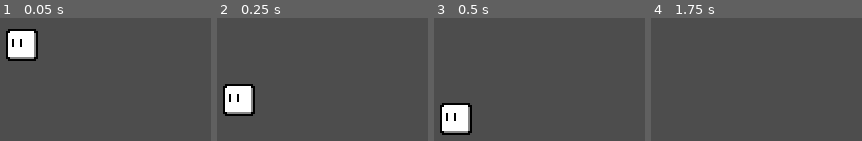
Above: before the commit, frames 1-4 (left to right).
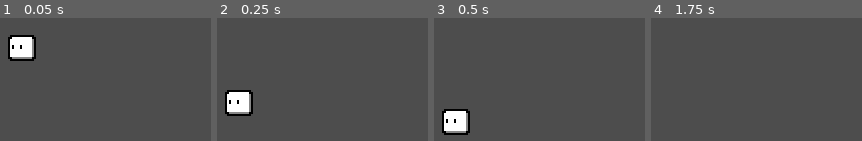
Above: after the commit, the same moments.

Repository: zimlewis/PSFGJ
Game: Godot game, scene res://test.tscn
Two runs of this game, one before a commit and one after it. Both use one fixed random seed, a clock stepped at 60 frames per second and the inputs below. The project has no main scene, so this scene is started directly.
Inputs:
- Up to frame 1 (0.05 s): no input
- Up to frame 2 (0.25 s): no input
- Up to frame 3 (0.5 s): no input
- Up to frame 4 (1.75 s): tap Enter (ui_accept) at 0.5, 1.35, 1.52 s; hold Enter (ui_accept) 0.53-1.28 s; hold Right (ui_right) from 0.53 s (still down)

The runs differ from the first frame. In frame 1, 2.0% of the frame differs, in the area x 2-19%, y 8-35%; in frame 2, 2.0%; in frame 3, 2.0%; in frame 4, nothing differs.

Commit message:
coyote_time added

Diff:
--- a/player/player.gd
+++ b/player/player.gd
@@ -1,11 +1,16 @@
 extends CharacterBody2D
-
 
 const SPEED = 200.0
 const JUMP_VELOCITY = -400.0
 const ACCELERATION = 40
 const DECCELERATION: = 60
 
+@export var sprite: AnimatedSprite2D
+var coyote_time: float = 1
+
+
+func _process(delta: float) -> void:
+	coyote_time -= delta
 
 func _physics_process(delta: float) -> void:
 	# Add the gravity.
@@ -13,9 +18,19 @@
 		velocity += get_gravity() * delta
 
 	# Handle jump.
-	if Input.is_action_pressed("ui_accept") and is_on_floor():
+	if is_on_floor():
+		coyote_time = 0
+		velocity.y = 0
+
+	if Input.is_action_pressed("ui_accept") and coyote_time == 0:
 		velocity.y = JUMP_VELOCITY
+		sprite.play("jump")
 
+	# Play fall animation
+	if velocity.y > 0:
+		sprite.play("falling")
+
+	# Cut out the jump if release the button early
 	if !is_on_floor() and Input.is_action_just_released("ui_accept") and velocity.y < 0:
 		velocity.y *= 0.5
 
--- a/player/player.tscn
+++ b/player/player.tscn
@@ -1,40 +1,98 @@
-[gd_scene load_steps=7 format=3 uid="uid://08qilwwnxmxj"]
+[gd_scene load_steps=13 format=3 uid="uid://08qilwwnxmxj"]
 
 [ext_resource type="Script" path="res://player/player.gd" id="1_2dfnx"]
 [ext_resource type="Texture2D" uid="uid://r3il3u35jysx" path="res://player/player.png" id="1_svvk0"]
 
-[sub_resource type="AtlasTexture" id="AtlasTexture_ctnlj"]
+[sub_resource type="AtlasTexture" id="AtlasTexture_b1w84"]
+atlas = ExtResource("1_svvk0")
+region = Rect2(128, 0, 16, 16)
+
+[sub_resource type="AtlasTexture" id="AtlasTexture_uh8o2"]
 atlas = ExtResource("1_svvk0")
 region = Rect2(0, 0, 16, 16)
 
-[sub_resource type="AtlasTexture" id="AtlasTexture_kvpea"]
+[sub_resource type="AtlasTexture" id="AtlasTexture_7q51u"]
 atlas = ExtResource("1_svvk0")
 region = Rect2(16, 0, 16, 16)
+
+[sub_resource type="AtlasTexture" id="AtlasTexture_trql0"]
+atlas = ExtResource("1_svvk0")
+region = Rect2(48, 0, 16, 16)
+
+[sub_resource type="AtlasTexture" id="AtlasTexture_hnp86"]
+atlas = ExtResource("1_svvk0")
+region = Rect2(64, 0, 16, 16)
+
+[sub_resource type="AtlasTexture" id="AtlasTexture_xoil6"]
+atlas = ExtResource("1_svvk0")
+region = Rect2(80, 0, 16, 16)
+
+[sub_resource type="AtlasTexture" id="AtlasTexture_wicvr"]
+atlas = ExtResource("1_svvk0")
+region = Rect2(96, 0, 16, 16)
+
+[sub_resource type="AtlasTexture" id="AtlasTexture_gs5ta"]
+atlas = ExtResource("1_svvk0")
+region = Rect2(144, 0, 16, 16)
 
 [sub_resource type="SpriteFrames" id="SpriteFrames_567hd"]
 animations = [{
 "frames": [{
 "duration": 1.0,
-"texture": SubResource("AtlasTexture_ctnlj")
+"texture": SubResource("AtlasTexture_b1w84")
+}],
+"loop": true,
+"name": &"falling",
+"speed": 5.0
+}, {
+"frames": [{
+"duration": 1.0,
+"texture": SubResource("AtlasTexture_uh8o2")
 }, {
 "duration": 1.0,
-"texture": SubResource("AtlasTexture_kvpea")
+"texture": SubResource("AtlasTexture_7q51u")
 }],
 "loop": true,
-"name": &"default",
+"name": &"idle",
 "speed": 1.0
+}, {
+"frames": [{
+"duration": 1.0,
+"texture": SubResource("AtlasTexture_trql0")
+}, {
+"duration": 1.0,
+"texture": SubResource("AtlasTexture_hnp86")
+}, {
+"duration": 1.0,
+"texture": SubResource("AtlasTexture_xoil6")
+}, {
+"duration": 1.0,
+"texture": SubResource("AtlasTexture_wicvr")
+}],
+"loop": false,
+"name": &"jump",
+"speed": 10.0
+}, {
+"frames": [{
+"duration": 1.0,
+"texture": SubResource("AtlasTexture_gs5ta")
+}],
+"loop": true,
+"name": &"land",
+"speed": 5.0
 }]
 
 [sub_resource type="RectangleShape2D" id="RectangleShape2D_02ted"]
 size = Vector2(14, 14)
 
-[node name="Player" type="CharacterBody2D"]
+[node name="Player" type="CharacterBody2D" node_paths=PackedStringArray("sprite")]
 script = ExtResource("1_2dfnx")
+sprite = NodePath("AnimatedSprite2D")
 
 [node name="AnimatedSprite2D" type="AnimatedSprite2D" parent="."]
 sprite_frames = SubResource("SpriteFrames_567hd")
-autoplay = "default"
-frame_progress = 0.484835
+animation = &"jump"
+autoplay = "idle"
 
 [node name="CollisionShape2D" type="CollisionShape2D" parent="."]
 shape = SubResource("RectangleShape2D_02ted")
Binary file changed: player/player.png
